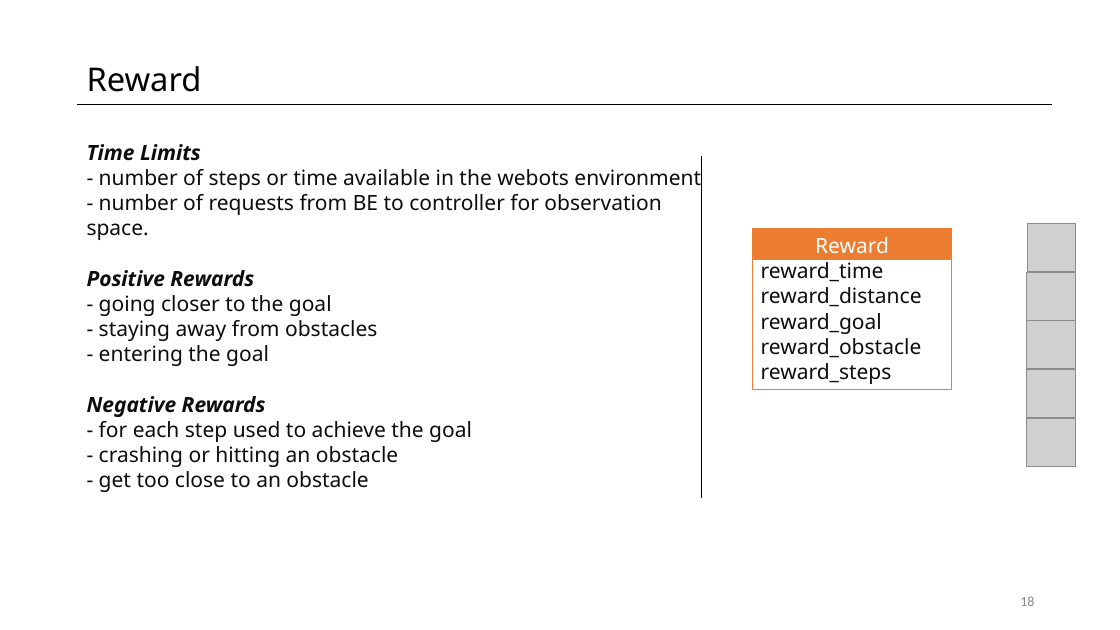
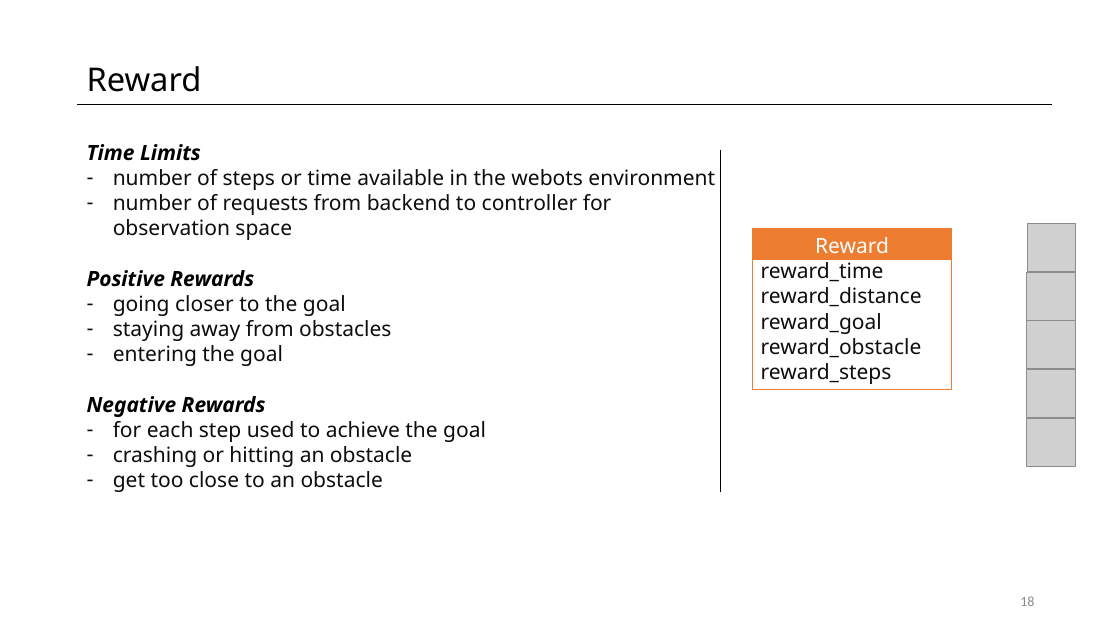
Before and after one commit to fpedd/ees-pees, a slide deck: slide 18 of orga/milestone_presentations/MP2.pptx. Drawn at 1120x630 pixels with LibreOffice and Linux fonts; fonts in the diff are those of the drawing; grey boxes stand for pictures. Boxes give left, top, right and bottom in pixels: in the first picture for what was removed or moved away, otherwise in the second. Text is boxed around its words. In the diff, an @@ line names an element or a change of style, - is before the commit and + after.

```diff
--- a/orga/milestone_presentations/MP2.pptx
+++ b/orga/milestone_presentations/MP2.pptx
@@ text at [87, 144, 266, 417]: text colour #0D0D0D to #000000 in "Time Limits", "Positive Rewards", "Negative Rewards" @@
@@ text at [113, 169, 715, 240]: text changed @@
-- number of steps or time available in the webots environment
-- number of requests from BE to controller for observation space.
+– number of steps or time available in the webots environment
+– number of requests from backend to controller for observation space
@@ line moved from (702, 156) - (702, 498) to (720, 150) - (720, 492) @@
@@ text at [113, 295, 391, 366]: text changed @@
-- going closer to the goal
-- staying away from obstacles
-- entering the goal
+– going closer to the goal
+– staying away from obstacles
+– entering the goal
@@ text at [113, 421, 486, 488]: text changed @@
-- for each step used to achieve the goal
-- crashing or hitting an obstacle
-- get too close to an obstacle
+– for each step used to achieve the goal
+– crashing or hitting an obstacle
+– get too close to an obstacle
```
Also in this commit, not shown: 9 other slides changed.
